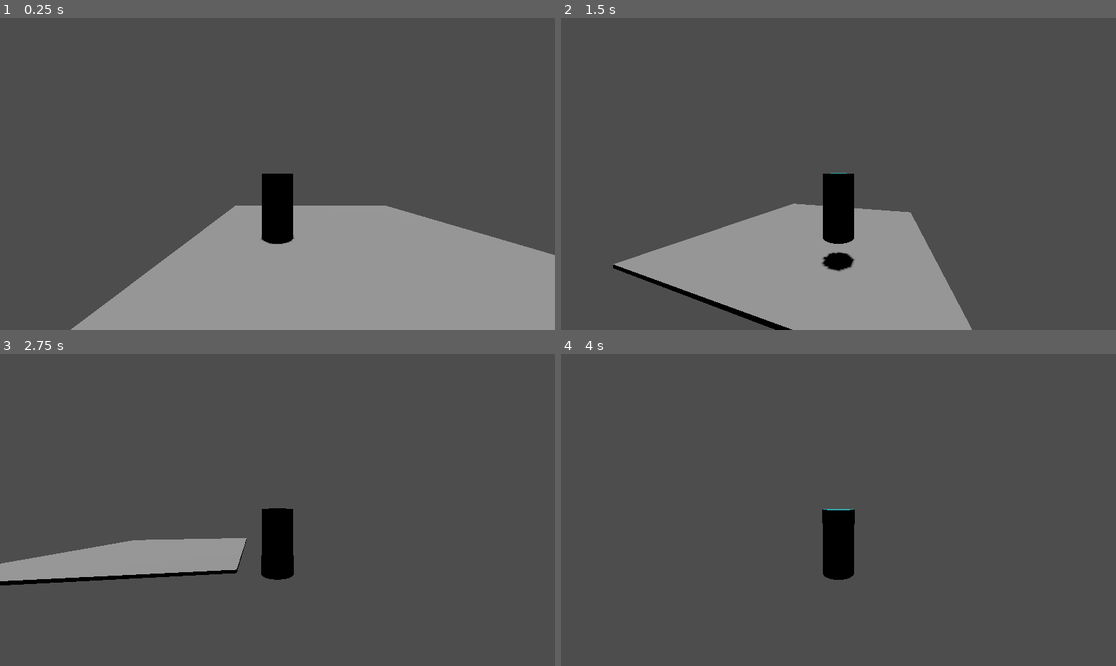
Above: before the commit, frames 1-4 (two rows, left to right).
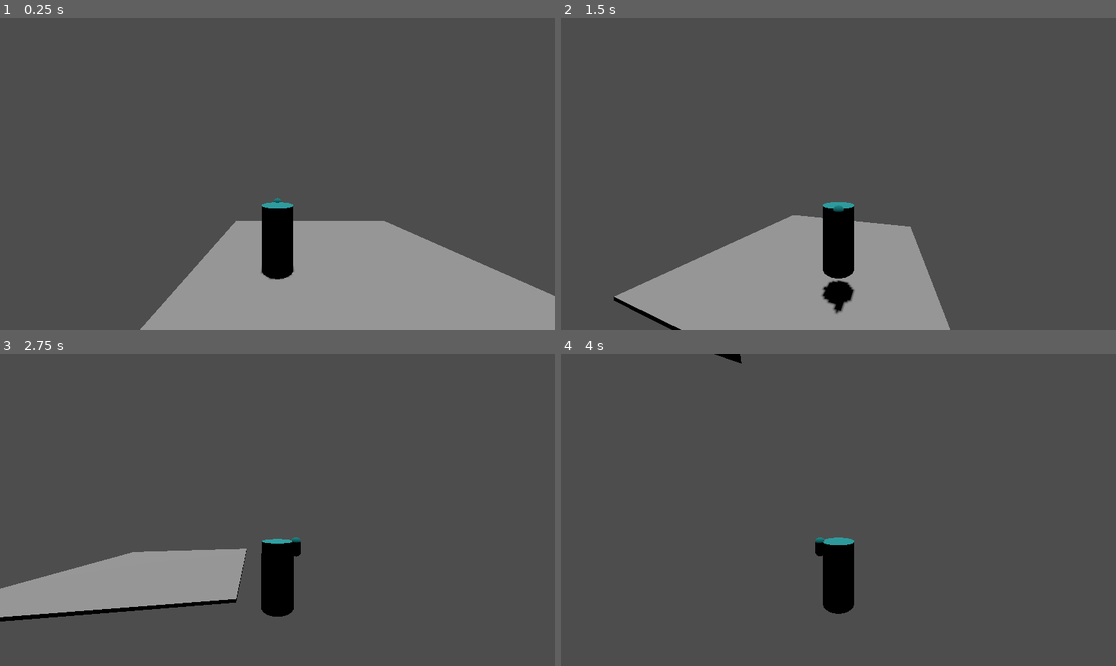
Above: after the commit, the same moments.

Repository: audreyssu/GGJ-2025-BubblegumPlatformer
Game: Godot game, scene res://scenes/world_root.tscn
Same seed, same stepped clock (60 frames per second), same inputs: the game is played once before the commit and once after it.
Inputs (mouse positions are in pixels of both pictures, inside the frame that each line leads up to):
- Up to frame 1 (0.25 s): no input
- Up to frame 2 (1.5 s): tap Enter at 0.5 s; move the mouse to (866, 174) at 0.52 s; hold D (p_right) 0.53-1.28 s; click (866, 174) at 0.6 s; tap Space (p_jump) at 0.77, 0.8, 1.07, 1.35 s; move the mouse to (810, 174) at 1.27 s; hold S (p_backward) from 1.28 s (still down)
- Up to frame 3 (2.75 s): tap Space (p_jump) at 1.52, 1.82, 2.3 s; click (249, 510) at 1.55 s; move the mouse to (288, 503) at 2.02 s; release S (p_backward) at 2.03 s; hold D (p_right) from 2.03 s (still down); click (288, 503) at 2.1 s
- Up to frame 4 (4 s): move the mouse to (832, 516) at 2.77 s; tap W (p_foreward) at 2.85 s; tap Space (p_jump) at 3.02, 3.32, 3.77, 3.8 s; click (832, 516) at 3.05 s; move the mouse to (877, 513) at 3.52 s; release D (p_right) at 3.53 s; hold A (p_left) from 3.53 s (still down); click (877, 513) at 3.6 s

The runs differ from the first frame. In frame 1, 8.0% of the frame differs, in the area x 12-100%, y 49-100%; in frame 2, 7.6%; in frame 3, 8.6%, in the area x 0-55%, y 49-86%; in frame 4, 1.4%.

Commit message:
Jump buffering and jump sounds implemented

Diff:
--- a/bubblegamejam/scenes/player.tscn
+++ b/bubblegamejam/scenes/player.tscn
@@ -7,21 +7,32 @@
 [sub_resource type="StandardMaterial3D" id="StandardMaterial3D_ktrhp"]
 albedo_color = Color(0.106773, 0.538965, 0.548114, 1)
 
+[sub_resource type="CapsuleMesh" id="CapsuleMesh_kw7mr"]
+
+[sub_resource type="StandardMaterial3D" id="StandardMaterial3D_cnavs"]
+albedo_color = Color(0, 0.517452, 0.51808, 1)
+
 [sub_resource type="CylinderShape3D" id="CylinderShape3D_udgd5"]
 
 [node name="player" type="CharacterBody3D"]
+transform = Transform3D(1, 0, 0, 0, 1, 0, 0, 0, 1, 0, 1, 0)
 collision_mask = 2
 script = ExtResource("1_3j32x")
 
 [node name="charMesh" type="MeshInstance3D" parent="."]
-transform = Transform3D(1, 0, 0, 0, 1, 0, 0, 0, 1, 0, 1, 0)
 gi_mode = 0
 mesh = SubResource("CylinderMesh_1jqlk")
 surface_material_override/0 = SubResource("StandardMaterial3D_ktrhp")
 
+[node name="charHead" type="MeshInstance3D" parent="charMesh"]
+transform = Transform3D(0.3, 0, 0, 0, 0.3, 0, 0, 0, 0.3, -0.00101447, 0.822655, -0.583656)
+mesh = SubResource("CapsuleMesh_kw7mr")
+surface_material_override/0 = SubResource("StandardMaterial3D_cnavs")
+
 [node name="hitbox" type="CollisionShape3D" parent="."]
-transform = Transform3D(1, 0, 0, 0, 1, 0, 0, 0, 1, 0, 1, 0)
 shape = SubResource("CylinderShape3D_udgd5")
+
+[node name="playerSoundSource" type="AudioStreamPlayer3D" parent="."]
 
 [node name="h" type="Node3D" parent="."]
 transform = Transform3D(1, 0, 0, 0, 1, 0, 0, 0, 1, 0, 1, 0)
@@ -31,3 +42,7 @@
 [node name="camera" type="Camera3D" parent="h/v"]
 transform = Transform3D(1, 0, 0, 0, 1, 0, 0, 0, 1, 2.15424e-07, 0.982936, 4.92832)
 fov = 90.0
+
+[node name="jumpBufferTimer" type="Timer" parent="."]
+wait_time = 0.15
+one_shot = true
--- a/bubblegamejam/scripts/player.gd
+++ b/bubblegamejam/scripts/player.gd
@@ -6,6 +6,8 @@
 @export var jumpPower:float = 4.5
 
 @export var numBubbles:int = MAX_BUBBLES
+
+var jumpSound = preload("res://assets/sounds/Bounce!.mp3")
 
 func _init() -> void:
 	Input.set_mouse_mode(Input.MOUSE_MODE_CAPTURED)
@@ -32,6 +34,11 @@
 		$h/v.rotation.x = clampf($h/v.rotation.x, deg_to_rad(-89), deg_to_rad(89))
 	pass
 
+func jump():
+	velocity.y = jumpPower
+	$playerSoundSource.stream = jumpSound
+	$playerSoundSource.play()
+
 func _physics_process(delta: float) -> void:
 	# Add the gravity.
 	if not is_on_floor():
@@ -41,14 +48,22 @@
 
 	#Blow bubbles
 	if Input.is_action_just_pressed("p_blowbubble") and numBubbles > 0:
+		print("Spawn bubble")
 		numBubbles -= 1
 
 	#for testing UI
 	#if Input.is_action_just_pressed("p_blowbubble") and numBubbles < 0:
 	#	numBubbles = MAX_BUBBLES
 
-	if Input.is_action_just_pressed("p_jump") and is_on_floor():
-		velocity.y = jumpPower
+	if Input.is_action_just_pressed("p_jump"):
+		if is_on_floor():
+			jump()
+		else:
+			$jumpBufferTimer.start()
+
+	#Jump buffering
+	if is_on_floor() and $jumpBufferTimer.get_time_left() > 0:
+		jump()
 
 	var input_dir := Input.get_vector("p_left", "p_right", "p_foreward", "p_backward")
 	var direction = (Vector3(input_dir.x, 0, input_dir.y).rotated(Vector3.UP, $h.rotation.y)).normalized()
@@ -56,6 +71,7 @@
 	if direction:
 		velocity.x = direction.x * moveSpeed
 		velocity.z = direction.z * moveSpeed
+		$charMesh.look_at(global_position + direction, Vector3.UP)
 	else:
 		velocity.x = move_toward(velocity.x, 0, moveSpeed)
 		velocity.z = move_toward(velocity.z, 0, moveSpeed)
Not shown, added: bubblegamejam/assets/sounds/Bounce!.mp3.import
Not shown: 1 places in bubblegamejam/scenes/player.tscn that only renumber resources
Not shown, added: bubblegamejam/assets/sounds/Bounce!.mp3
